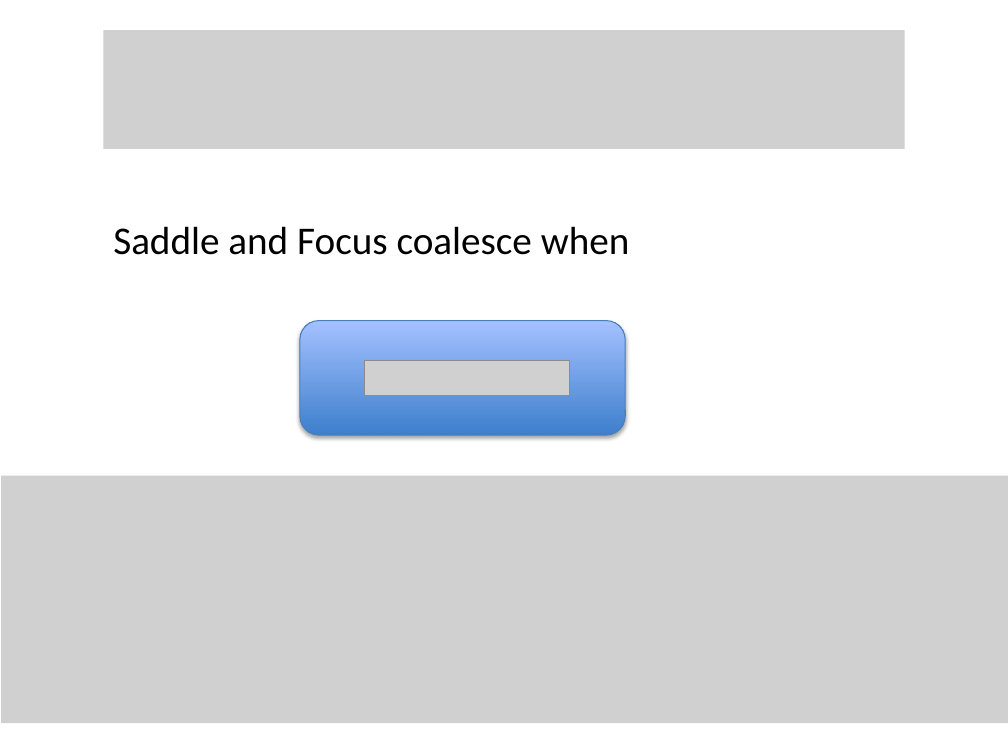
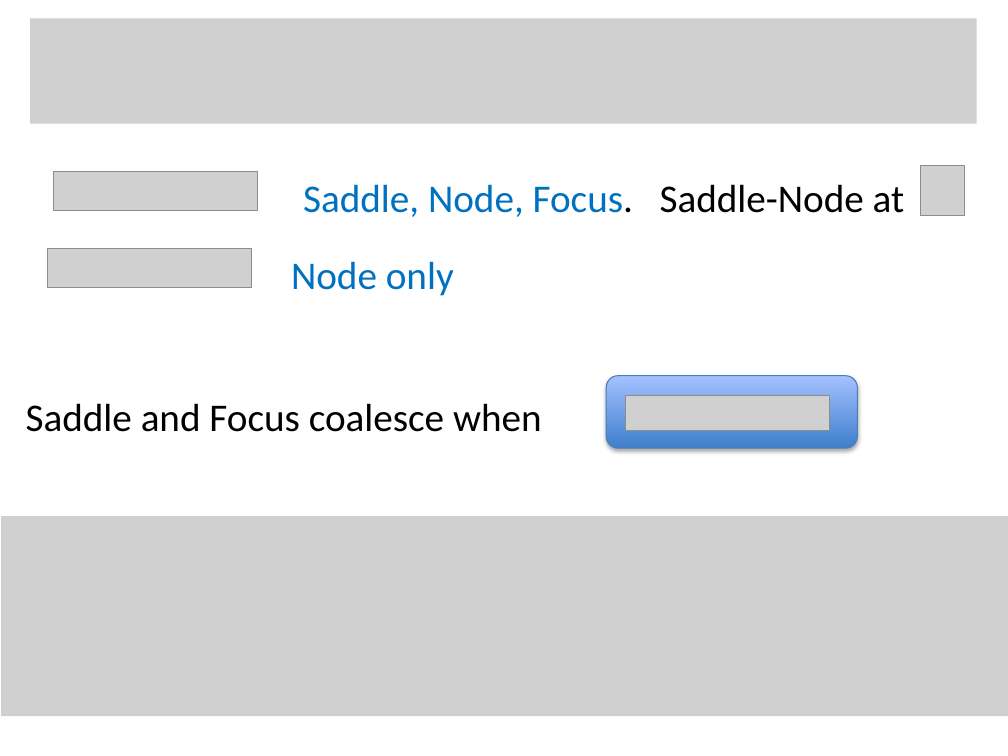
Before and after one commit to ChrisBudd123/Presentations, a slide deck: slide 5 of SIAMNSD.pptx (slide 8 before the commit). Drawn at 1008x756 pixels with LibreOffice and Linux fonts; fonts in the diff are those of the drawing; grey boxes stand for pictures. Boxes give left, top, right and bottom in pixels: in the first picture for what was removed or moved away, otherwise in the second. Text is boxed around its words. In the diff, an @@ line names an element or a change of style, - is before the commit and + after.

```diff
--- a/SIAMNSD.pptx
+++ b/SIAMNSD.pptx
@@ picture: place and size @@
-picture at bbox=[104, 30, 905, 149]
+picture at bbox=[30, 18, 977, 123]
@@ picture added at bbox=[53, 171, 258, 211] @@
@@ picture added at bbox=[921, 165, 965, 216] @@
@@ text added at bbox=[303, 184, 904, 217], 28 pt, text #0070C0 @@
+Saddle, Node, Focus. Saddle-Node at
@@ text "Node only": place and size @@
-text "Node only" at bbox=[113, 226, 630, 255]
+text "Node only" at bbox=[26, 261, 542, 432]
@@ picture added at bbox=[47, 248, 252, 287] @@
@@ text at bbox=[291, 261, 454, 296]: paragraph added @@
+Node only
@@ rounded rectangle: place and size @@
-rounded rectangle at bbox=[299, 321, 625, 435]
+rounded rectangle at bbox=[606, 376, 857, 449]
@@ picture: place and size @@
-picture at bbox=[365, 361, 570, 396]
+picture at bbox=[625, 396, 830, 431]
@@ picture: place and size @@
-picture at bbox=[1, 476, 1008, 724]
+picture at bbox=[1, 516, 1008, 717]
```
Also in this commit, not shown: 8 other slides changed, 1 slide added, 1 slide removed.
